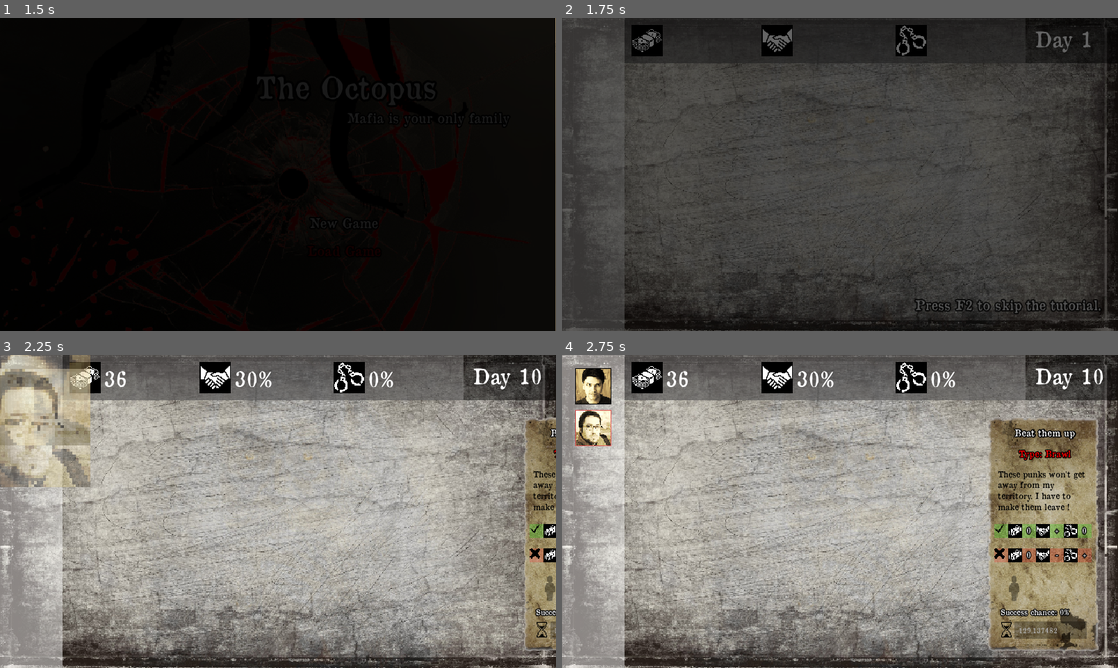
Above: before the commit, frames 1-4 (two rows, left to right).
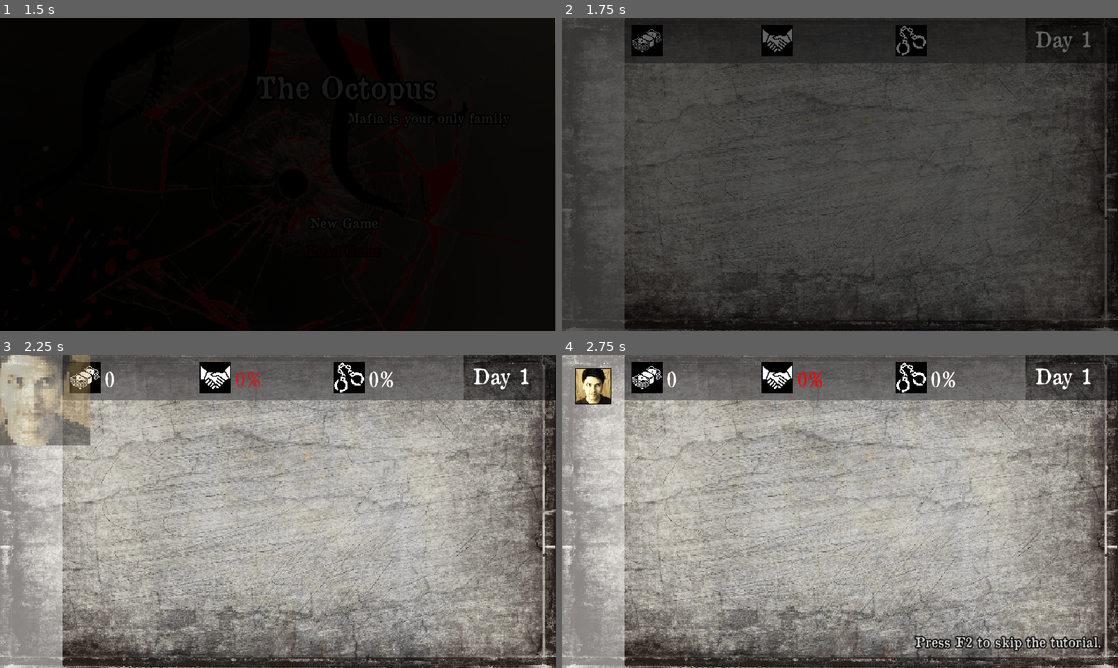
Above: after the commit, the same moments.

Repository: angeldustjdr/octopus_bounding
Game: Godot game, scene res://Disclaimer.tscn
The game is run twice, just before and just after one commit, with the same random seed, the same clock (stepped at 60 frames per second) and the same inputs.
Inputs (mouse positions are in pixels of both pictures, inside the frame that each line leads up to):
- Up to frame 1 (1.5 s): tap Enter at 0.5 s; move the mouse to (400, 158) at 0.52 s; tap Space at 0.6, 0.77, 1.07 s; click (400, 158) at 0.67 s; click "Load Game" at 1.25 s
- Up to frame 2 (1.75 s): no input
- Up to frame 3 (2.25 s): tap F at 2 s; drag from (127, 376) to (383, 376) at 2.02 s
- Up to frame 4 (2.75 s): no input

Frame 1 is identical in both runs. In frame 2, 0.7% of the frame differs, in the area x 63-97%, y 89-95%; in frame 3, 8.3%; in frame 4, 15%, in the area x 2-98%, y 4-95%.

Commit message:
Major fixes

Diff:
--- a/Label.gd
+++ b/Label.gd
@@ -4,7 +4,7 @@
 var shining = true
 # Called when the node enters the scene tree for the first time.
 func _ready():
-	pass # Replace with function body.
+	visible = true
 
 # Called every frame. 'delta' is the elapsed time since the previous frame.
 func _process(delta):
--- a/Main.gd
+++ b/Main.gd
@@ -5,7 +5,7 @@
 var random = randomize()
 var inSequence = true
 var inTuto = true
-var missionQueue = ["tuto01"]
+var missionQueue = []
 var currentLevel = 0
 var difficultyCurve = [0,1,1,2,2,2,2]
 var nextSequence = 0
@@ -36,19 +36,21 @@
 signal gameIsPaused(stat)
 signal inputKey
 signal unPause
-signal custom_finished
 var pauseFrameBefore = false
 var F2FrameBefore = false
 var loadFrameBefore = false
 
 # Called when the node enters the scene tree for the first time.
 func _ready():
-	$PauseRect.mode = 0
+	$PauseRect.mode = 3
+	pauseGame()
 	connect("gameIsPaused",$InfoBulleManager,"manage_pause")
 	connect("gameIsPaused",get_node("/root/MusicPlayer"),"set_volume_for_pause")
 	var _anim_player = $SceneTranstion/AnimationPlayer
 	_anim_player.play_backwards("fade")
 	yield(_anim_player, "animation_finished")
+	pauseGame()
+	$PauseRect.mode = 0
 	if (GlobalLoad.loadBool): #LOADGAME
 		load_save("res://save/save_mission.dat")
 	else: #NEWGAME
@@ -58,6 +60,7 @@
 		yield(self,"unPause")
 		reset_pause()
 		$PauseRect.mode = 0
+		missionQueue = ["tuto01"]
 		load_NPC("johnathan")
 		save("res://save/save_sequence.dat")
 		save("res://save/save_mission.dat")
@@ -73,9 +76,11 @@
 func _process(delta):
 	for mis in missionQueue:
 		if !("tuto" in mis):
+			$Skip2.shining=false
 			$Skip2.visible=false
 		else:
 			$Skip2.visible=true
+			$Skip2.shining=true
 	time += delta
 	if money < -80:
 		get_node("GameArea/ScoreArea/Money/Money_label").set("custom_colors/font_color",Color(1,0,0))
@@ -114,7 +119,7 @@
 		mission.get_node("UnavailableRect").visible = true
 		mission.get_node("detection_npc/CollisionShape2D2").disabled = true
 	mission.get_node("TimerIgnore").wait_time *= 1.2 + randf()*0.2
-	#mission.get_node("TimerIgnore").wait_time *= 0.02
+	#mission.get_node("TimerIgnore").wait_time *= 0.2
 	mission.position.x = mission_starting_point.x + mission_offset.x
 	mission.position.y = mission_starting_point.y + mission_offset.y
 	$Audio.stream = load("res://Assets/music/type_writer.wav")
@@ -217,11 +222,9 @@
 			saveSequenceBool = true
 	if(len(missions) == 0 and saveSequenceBool):
 		if (nbSequence <= 6):
-			print("hoy")
 			save("res://save/save_sequence.dat")
 			$PauseRect.mode = 1
 			custom_pause(false,"Act " + str(nbSequence),"","")
-			#yield(self,"custom_finished")
 			pauseGame()
 			yield(self,"unPause")
 			reset_pause()
@@ -422,6 +425,14 @@
 	#_anim_player.play("fade")
 	#yield(_anim_player, "animation_finished")
 	GlobalLoad.loadBool = false
+	var save_seq = File.new()
+	var save_mis = File.new()
+	save_seq.open("res://save/save_sequence.dat", File.READ)
+	save_mis.open("res://save/save_mission.dat", File.WRITE)
+	var save_seq_str = save_seq.get_as_text()
+	save_mis.store_string(save_seq_str)
+	save_mis.close()
+	save_seq.close()
 	get_tree().change_scene("res://GameOver.tscn")
 
 func pauseGame():
@@ -462,6 +473,9 @@
 			emit_signal("unPause")
 			$PauseRect/disableGame.visible = false
 			get_tree().paused = false
+		3:
+			emit_signal("gameIsPaused",!get_tree().paused)
+			get_tree().paused = !get_tree().paused
 
 func save(file_name):
 	#print("SAVE")
@@ -476,9 +490,12 @@
 	saveFile.store_line(str(nextSequence))
 	saveFile.store_line(str(nbSequence))
 	var line = npcs_name[0]
+	var inter = str(int(npcs[0].available))
 	for i in range(1,len(npcs_name)):
 		line += ","+npcs_name[i]
+		inter += ","+str(int(npcs[i].available))
 	saveFile.store_line(line)
+	saveFile.store_line(inter)
 	if (len(missionQueue) > 0):
 		line = missionQueue[0]
 		for i in range(1,len(missionQueue)):
@@ -490,7 +507,8 @@
 	saveFile.store_line(line)
 	if len(missions)>0:
 		line = missions[0].file_name
-		for i in range(1,len(missions)):
+		var lim = min(4,len(missions))
+		for i in range(1,lim):
 			line += ","+missions[i].file_name
 	else:
 		line = ""
@@ -498,11 +516,10 @@
 	saveFile.close()
 
 func load_save(file_name):
-	#print("LOAD")
+	$MissionTimer.set_paused(true)
 	clean_mission_board()
 	clean_NPC_board()
 	missionQueue = []
-	$MissionTimer.stop()
 	var loadedFile = File.new()
 	var err = loadedFile.open(file_name, File.READ)
 	if err != OK:
@@ -520,9 +537,15 @@
 	nbSequence = int(line)
 	line = loadedFile.get_line()
 	line = line.split(",")
-	for name in line:
+	for i in range(0,len(line)):
 		#load_NPC_without_animation(name)
-		load_NPC(name)
+		load_NPC(line[i])
+	yield(npcs[-1].get_node("AnimationPlayer"),"animation_finished")
+	line = loadedFile.get_line()
+	line = line.split(",")
+	for i in range(0,len(line)):
+		if(!bool(int(line[i]))):
+			npcs[i].make_not_available()
 	line = loadedFile.get_line()
 	line = line.split(",")
 	if (line[0] != ""):
@@ -539,7 +562,7 @@
 	if (line != ""):
 		line = line.split(",")
 		var t = Timer.new()
-		t.set_wait_time(2)
+		t.set_wait_time($MissionTimer.wait_time)
 		t.set_one_shot(true)
 		add_child(t)
 		for li in line:
@@ -547,7 +570,7 @@
 			t.start()
 			yield(t,"timeout")
 	update_GUI()
-	$MissionTimer.start()
+	$MissionTimer.set_paused(false)
 
 func clean_mission_board():
 	for mis in missions:
@@ -569,4 +592,3 @@
 	$PauseRect/PauseLabel.text = pause_text
 	$PauseRect/Load.text = load_text
 	$PauseRect/Skip.text = skip_text
-	emit_signal("custom_finished")
--- a/Main.tscn
+++ b/Main.tscn
@@ -9,8 +9,9 @@
 [ext_resource path="res://Assets/font/OldNewspaperTypes.ttf" type="DynamicFontData" id=7]
 [ext_resource path="res://MissionTimer.gd" type="Script" id=8]
 [ext_resource path="res://InfoBulleManager.gd" type="Script" id=9]
-[ext_resource path="res://Label.gd" type="Script" id=10]
+[ext_resource path="res://Skip2.gd" type="Script" id=10]
 [ext_resource path="res://PauseRect.gd" type="Script" id=11]
+[ext_resource path="res://PauseLabel.gd" type="Script" id=12]
 
 [sub_resource type="DynamicFont" id=1]
 size = 48
@@ -541,7 +542,7 @@
 text = "PAUSE"
 align = 1
 valign = 1
-script = ExtResource( 10 )
+script = ExtResource( 12 )
 __meta__ = {
 "_edit_use_anchors_": false
 }
--- a/MissionTimer.gd
+++ b/MissionTimer.gd
@@ -2,7 +2,5 @@
 
 var rand = randomize()
 
-
-
 func _on_MissionTimer_timeout():
 	self.wait_time = 0.8 + randf()
--- /dev/null
+++ b/PauseLabel.gd
@@ -0,0 +1,19 @@
+extends Label
+
+var time = 0
+var shining = true
+# Called when the node enters the scene tree for the first time.
+func _ready():
+	visible = true
+
+# Called every frame. 'delta' is the elapsed time since the previous frame.
+func _process(delta):
+	if (visible):
+		if(shining):
+			time += delta
+			modulate.a = 0.5+0.5*sin(3*time)
+		else:
+			modulate.a = 1
+
+func _on_Label_draw():
+	time = 0
--- /dev/null
+++ b/Skip2.gd
@@ -0,0 +1,16 @@
+extends Label
+
+var time = 0
+var shining = false
+# Called when the node enters the scene tree for the first time.
+func _ready():
+	visible = false
+
+# Called every frame. 'delta' is the elapsed time since the previous frame.
+func _process(delta):
+	if (visible):
+		time += delta
+		modulate.a = 0.5+0.5*sin(3*time)
+
+func _on_Label_draw():
+	time = 0
--- a/drag_and_drop.gd
+++ b/drag_and_drop.gd
@@ -52,17 +52,17 @@
 	$Outline.visible = true
 
 func make_not_available():
+	available = false
+	pickable = false
 	$pickableFilter.visible = true
 	$AnimationPlayer.play("unAvailable")
 	yield($AnimationPlayer,"animation_finished")
 	#$notAvailableTexture.visible = true
-	available = false
-	pickable = false
 
 func make_available():
+	available = true
+	pickable = true
 	$pickableFilter.visible = false
 	$AnimationPlayer.play_backwards("unAvailable")
 	yield($AnimationPlayer,"animation_finished")
 	#$notAvailableTexture.visible = false
-	available = true
-	pickable = true
Not shown: 1 places in Main.tscn that only renumber resources
Not shown, changed: build/linux/config/after_tuto.dat
Not shown, removed: build/linux/save/save_mission.dat
Not shown, removed: build/linux/save/save_sequence.dat
Not shown, added: build/macOS/config/after_tuto.dat
Not shown, changed: build/windows/config/after_tuto.dat
Not shown, changed: config/after_tuto.dat
Not shown, changed: export_presets.cfg
Not shown, changed: save/save_mission.dat
Not shown, changed: save/save_sequence.dat
Not shown, changed: build/linux/.pck
Not shown, changed: build/macOS/build.zip
(and 1 more such lines)
